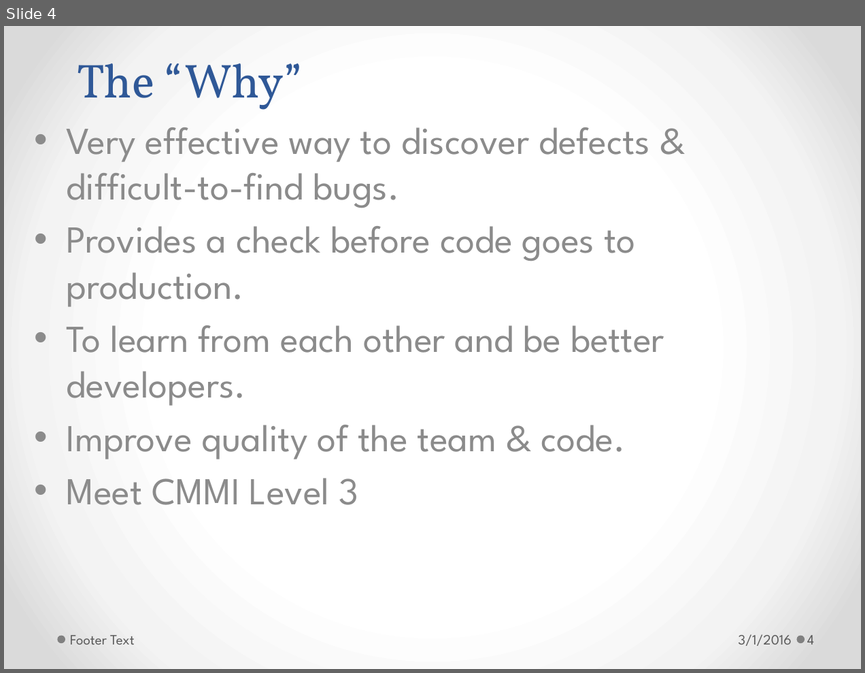
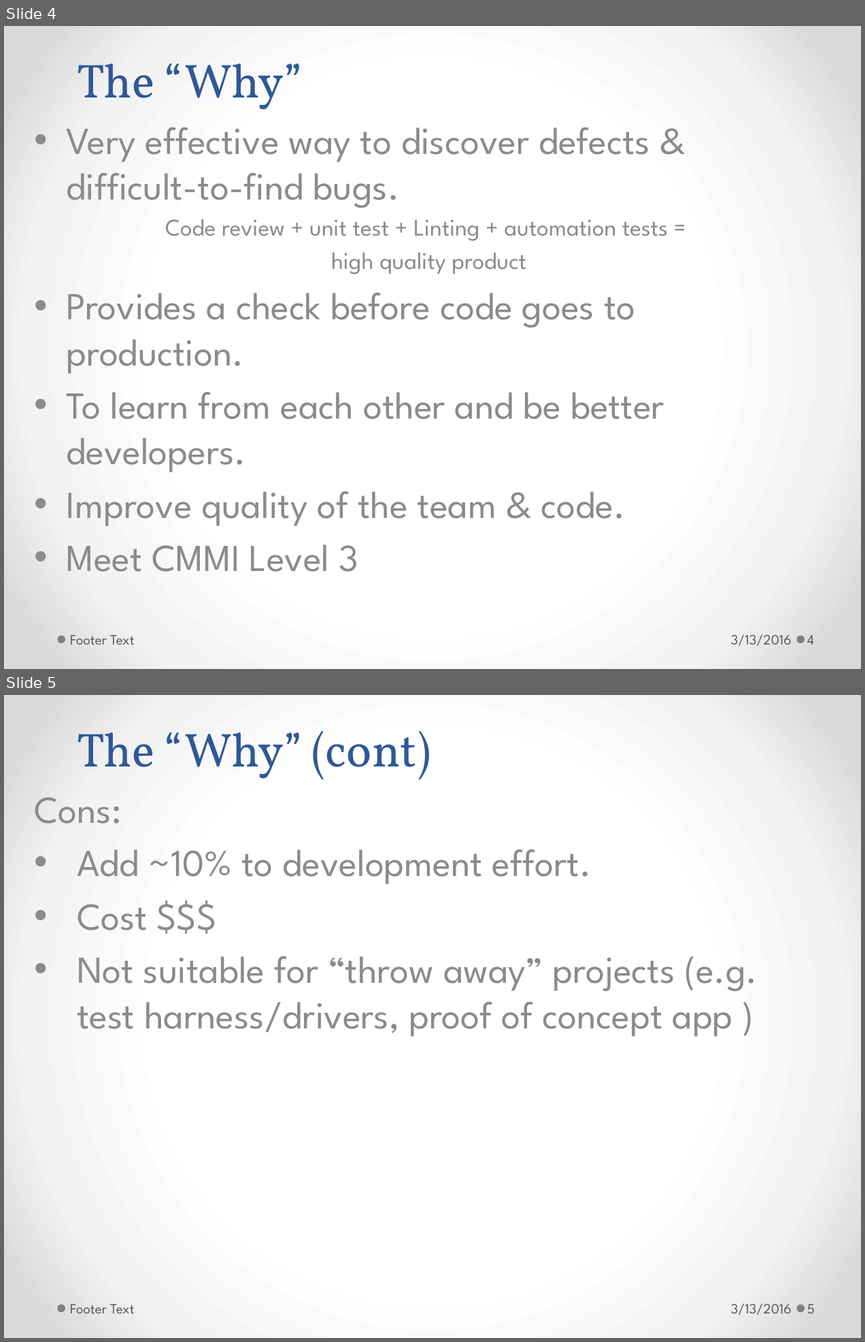
Before and after one commit to h-t-tran/brown, a slide deck: codereview/tech-presentation-effective-codereview.pptx. Shown one above the other, each under a label of ours: slide 4 before the commit, slides 4 and 5 after it. The pictures are 865x673 and 865x1342 pixels, drawn with LibreOffice and Linux fonts; fonts in the diff are those of the drawing. Boxes give left, top, right and bottom in pixels: in the first picture for what was removed or moved away, otherwise in the second. Text is boxed around its words. In the diff, an @@ line names an element or a change of style, - is before the commit and + after.

Commit message:
update code review slides

```diff
--- a/codereview/tech-presentation-effective-codereview.pptx
+++ b/codereview/tech-presentation-effective-codereview.pptx
@@ slide 5 added at <box>4,695,861,1338</box>, background gradient #FFFFFF to #F4F4F4 to #DADADA; not listed: 2 template elements that a slide beside it also shows @@
@@ title added at <box>77,731,430,779</box>, 40 pt, text #2F5897 @@
+The “Why” (cont)
@@ subtitle added at <box>34,797,757,1036</box>, 32 pt, text #8C8C8C @@
+Cons:
+• Add ~10% to development effort.
+• Cost $$$
+• Not suitable for “throw away” projects (e.g. test harness/drivers, proof of concept app )
@@ text added at <box>70,1304,135,1313</box>, 12 pt, text #595959 @@
+Footer Text
@@ text added at <box>731,1303,791,1314</box>, 12 pt, text #595959 @@
+3/13/2016
@@ page number added at <box>807,1304,815,1313</box>, 12 pt, text #595959 @@
+5
@@ slide 4 changed as well @@
@@ subtitle at <box>165,219,668,274</box>: paragraphs added @@
+Code review + unit test + Linting + automation tests =
+high quality product
@@ text at <box>731,634,791,645</box>: text changed @@
-3/1/2016
+3/13/2016
```
Also in this commit, not shown: 12 other slides changed, 4 other slides added, 2 other files.
